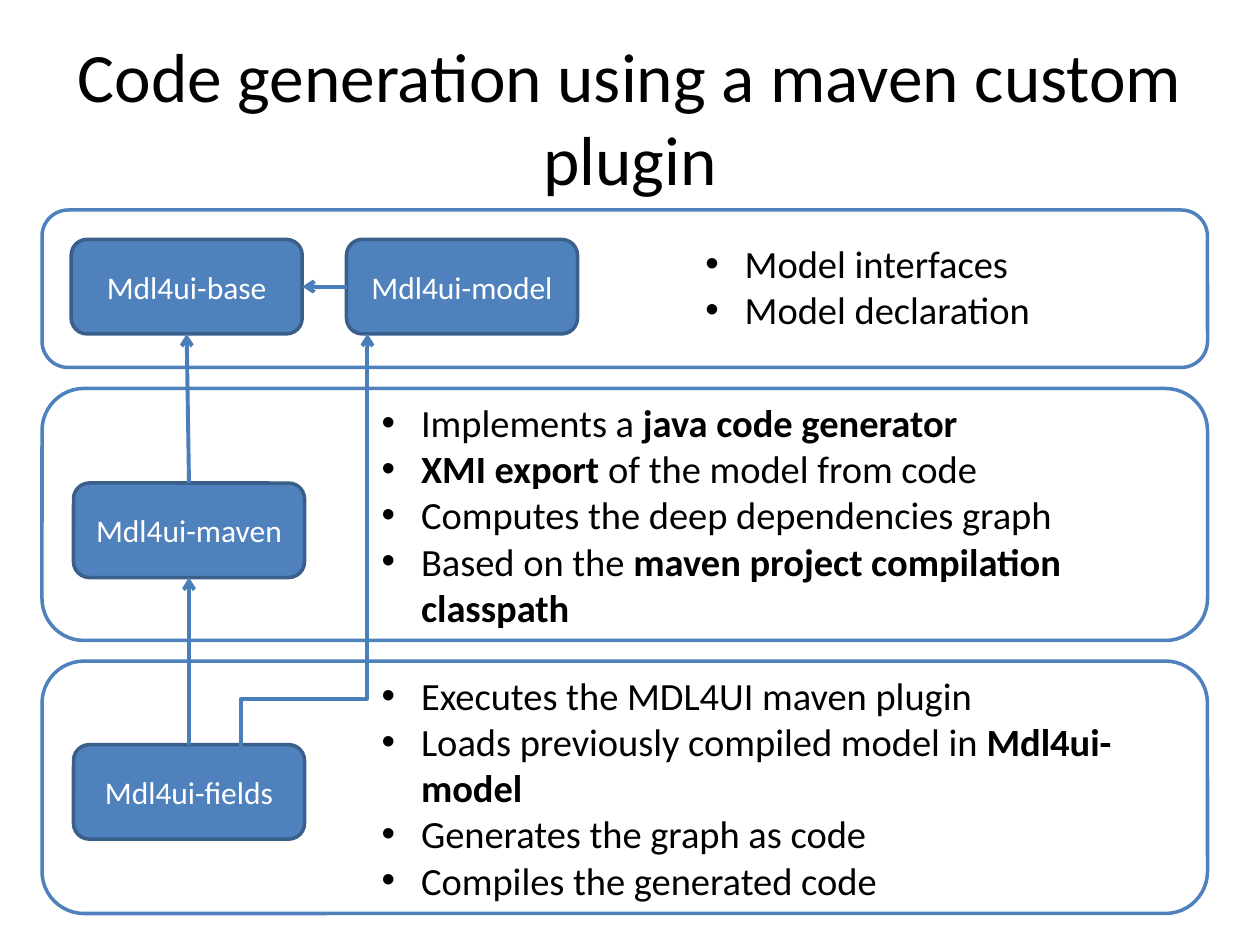
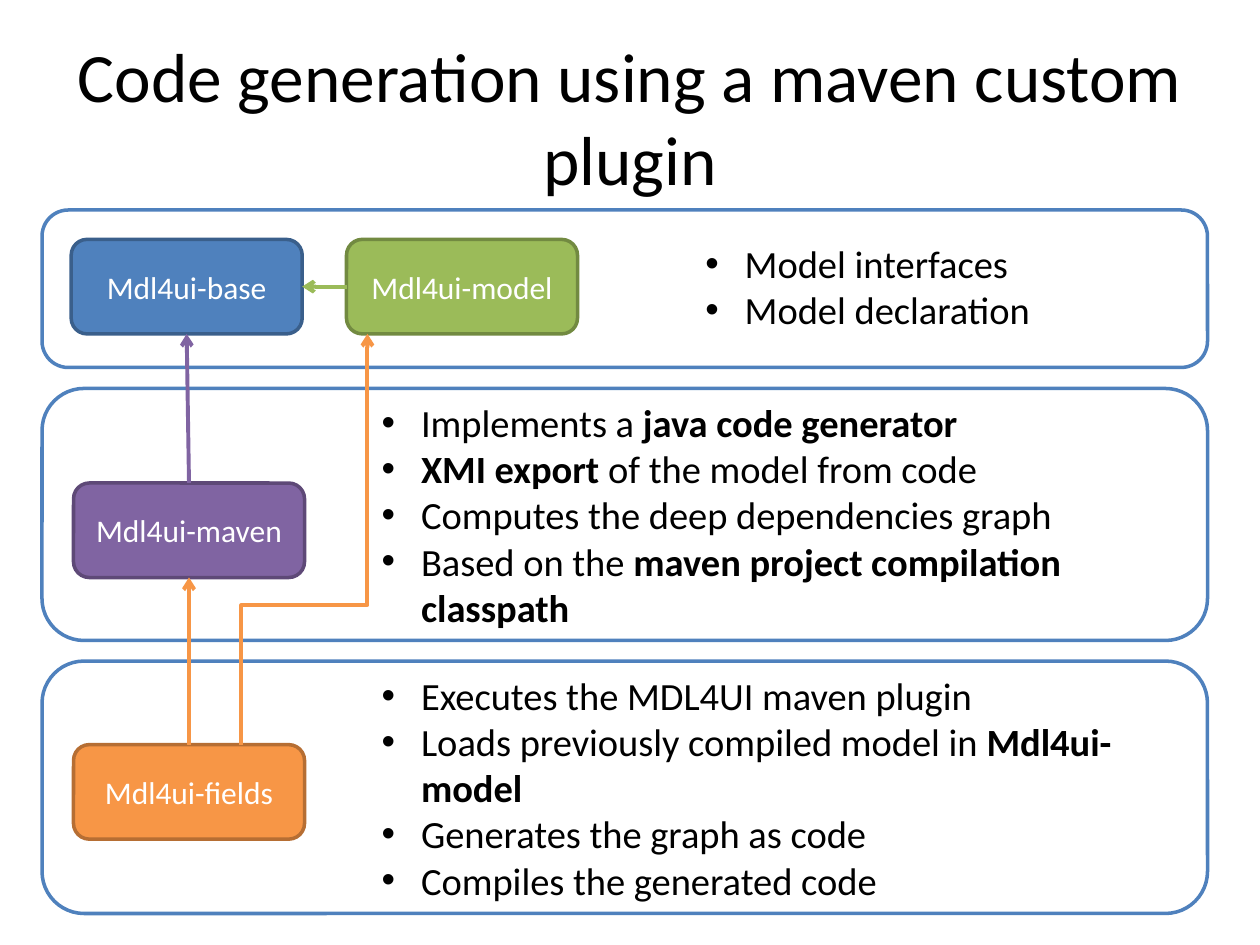
Before and after one commit to lesfurets/mdl4ui, a slide deck: slide 34 of mdl4ui-docs/mdl4ui_cg2013.pptx (slide 35 before the commit). Drawn at 1260x945 pixels with LibreOffice and Linux fonts; fonts in the diff are those of the drawing; background and template pictures are left out. Boxes give left, top, right and bottom in pixels: in the first picture for what was removed or moved away, otherwise in the second. Text is boxed around its words. In the diff, an @@ line names an element or a change of style, - is before the commit and + after.

```diff
--- a/mdl4ui-docs/mdl4ui_cg2013.pptx
+++ b/mdl4ui-docs/mdl4ui_cg2013.pptx
@@ rounded rectangle "Mdl4ui-model" at (346, 239, 577, 334): fill #4F81BD to #9BBB59; outline #3A5F8C 2 pt to #738A42 2 pt @@
@@ arrow (346, 287) - (302, 287): stroke #4B7EBC 2.25 pt to #9BBB59 2.25 pt @@
@@ arrow (189, 483) - (186, 334): stroke #4B7EBC 2.25 pt to #8064A2 2.25 pt @@
@@ elbow arrow moved from (242, 751) - (368, 334) to (242, 746) - (368, 334) @@
@@ elbow arrow (242, 746) - (368, 334): stroke #4B7EBC 2.25 pt to #F79646 2.25 pt @@
@@ rounded rectangle "Mdl4ui-maven" at (73, 483, 304, 577): fill #4F81BD to #8064A2; outline #3A5F8C 2 pt to #5F4A78 2 pt @@
@@ arrow (189, 745) - (189, 577): stroke #4B7EBC 2.25 pt to #F79646 2.25 pt @@
@@ rounded rectangle "Mdl4ui-fields" at (73, 745, 304, 839): fill #4F81BD to #F79646; outline #3A5F8C 2 pt to #B76F34 2 pt @@
```
Also in this commit, not shown: 10 other slides changed, 1 slide added, 1 slide removed, 3 other files.
